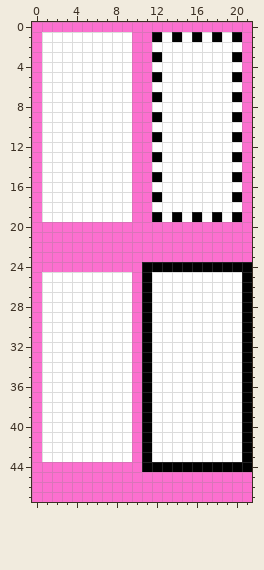
Pixel-art sprite: images/Block_12.png. The picture above is the old version.
The file is 22x48 pixels.
The result:
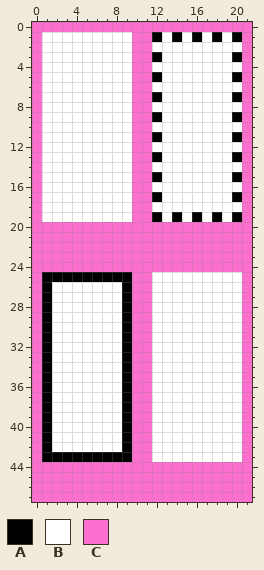
Palette (. is transparent): A #000000  B #ffffff  C #fc6fcf
Difference:
@@ x 0..21 @@
 23 CCCCCCCCCCCCCCCCCCCCCC
-24 CCCCCCCCCCCAAAAAAAAAAA
-25 CBBBBBBBBBCABBBBBBBBBA
-26 CBBBBBBBBBCABBBBBBBBBA
-27 CBBBBBBBBBCABBBBBBBBBA
-28 CBBBBBBBBBCABBBBBBBBBA
-29 CBBBBBBBBBCABBBBBBBBBA
-30 CBBBBBBBBBCABBBBBBBBBA
-31 CBBBBBBBBBCABBBBBBBBBA
-32 CBBBBBBBBBCABBBBBBBBBA
-33 CBBBBBBBBBCABBBBBBBBBA
-34 CBBBBBBBBBCABBBBBBBBBA
-35 CBBBBBBBBBCABBBBBBBBBA
-36 CBBBBBBBBBCABBBBBBBBBA
-37 CBBBBBBBBBCABBBBBBBBBA
-38 CBBBBBBBBBCABBBBBBBBBA
-39 CBBBBBBBBBCABBBBBBBBBA
-40 CBBBBBBBBBCABBBBBBBBBA
-41 CBBBBBBBBBCABBBBBBBBBA
-42 CBBBBBBBBBCABBBBBBBBBA
-43 CBBBBBBBBBCABBBBBBBBBA
-44 CCCCCCCCCCCAAAAAAAAAAA
+24 CCCCCCCCCCCCCCCCCCCCCC
+25 CAAAAAAAAACCBBBBBBBBBC
+26 CABBBBBBBACCBBBBBBBBBC
+27 CABBBBBBBACCBBBBBBBBBC
+28 CABBBBBBBACCBBBBBBBBBC
+29 CABBBBBBBACCBBBBBBBBBC
+30 CABBBBBBBACCBBBBBBBBBC
+31 CABBBBBBBACCBBBBBBBBBC
+32 CABBBBBBBACCBBBBBBBBBC
+33 CABBBBBBBACCBBBBBBBBBC
+34 CABBBBBBBACCBBBBBBBBBC
+35 CABBBBBBBACCBBBBBBBBBC
+36 CABBBBBBBACCBBBBBBBBBC
+37 CABBBBBBBACCBBBBBBBBBC
+38 CABBBBBBBACCBBBBBBBBBC
+39 CABBBBBBBACCBBBBBBBBBC
+40 CABBBBBBBACCBBBBBBBBBC
+41 CABBBBBBBACCBBBBBBBBBC
+42 CABBBBBBBACCBBBBBBBBBC
+43 CAAAAAAAAACCBBBBBBBBBC
+44 CCCCCCCCCCCCCCCCCCCCCC
 45 CCCCCCCCCCCCCCCCCCCCCC
